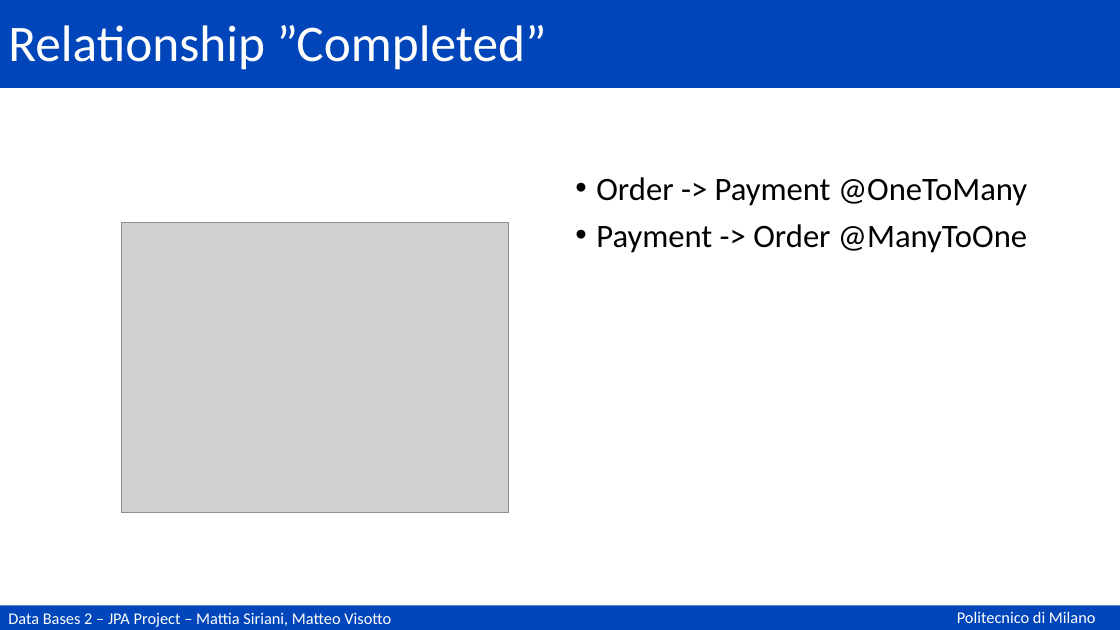
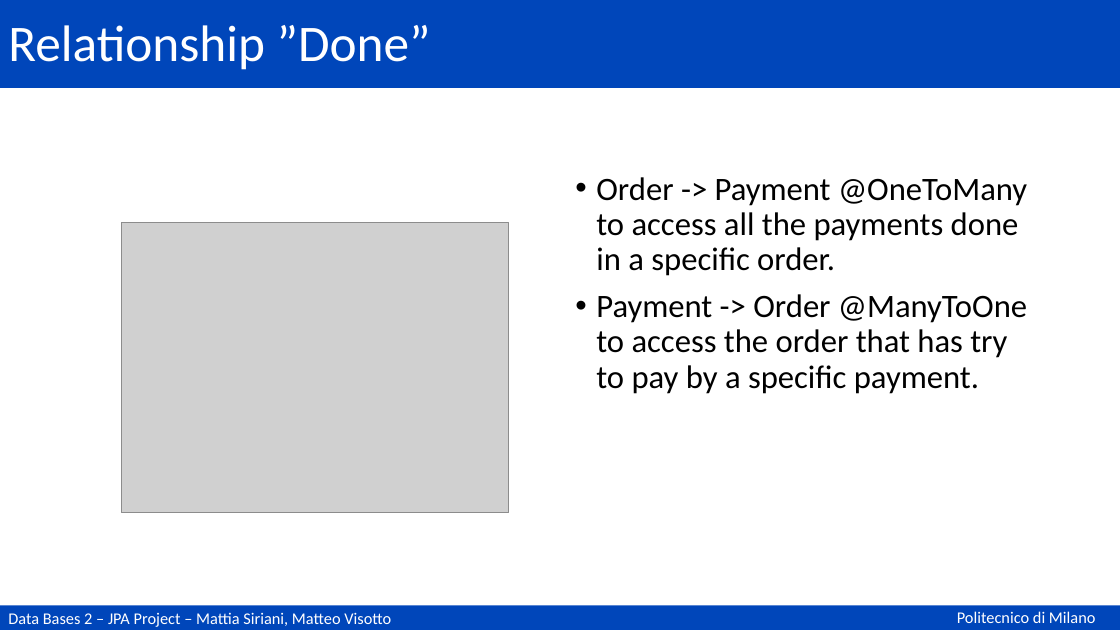
Before and after one commit to matteovisotto/DB2-SirianiVisotto, a slide deck: slide 66 of Documentation.pptx (slide 64 before the commit). Drawn at 1120x630 pixels with LibreOffice and Linux fonts; fonts in the diff are those of the drawing; grey boxes stand for pictures. Boxes give left, top, right and bottom in pixels: in the first picture for what was removed or moved away, otherwise in the second. Text is boxed around its words. In the diff, an @@ line names an element or a change of style, - is before the commit and + after.

```diff
--- a/Documentation.pptx
+++ b/Documentation.pptx
@@ title at (8, 25, 431, 70): text changed @@
-Relationship ”Completed”
+Relationship ”Done”
@@ text at (596, 177, 1027, 394): text changed @@
-• Order -> Payment @OneToMany
-• Payment -> Order @ManyToOne
+• Order -> Payment @OneToMany to access all the payments done in a specific order.
+• Payment -> Order @ManyToOne to access the order that has try to pay by a specific payment.
```
Also in this commit, not shown: 11 other slides changed, 2 slides added.
